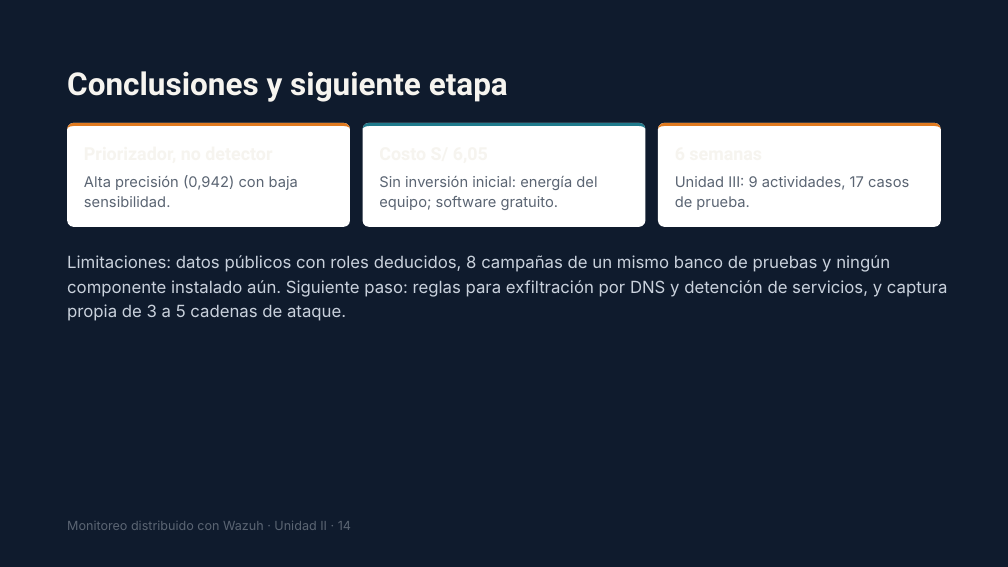
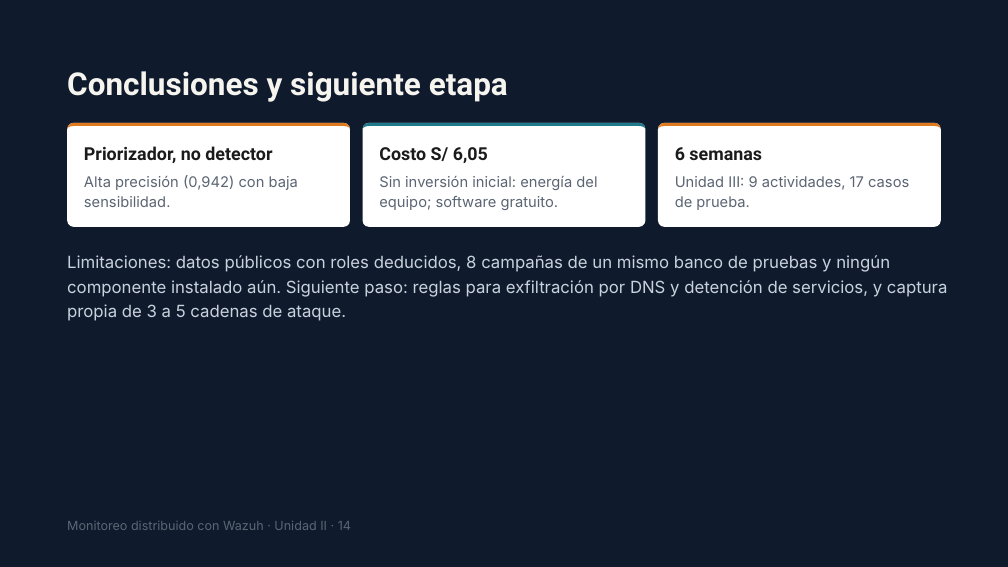
Before and after one commit to AngelVargasGutierrez/wazuh-cuatro-servidores, a slide deck: slide 14 of presentacion/Presentacion_Wazuh_Cuatro_Servidores.pptx. Drawn at 1008x567 pixels with LibreOffice and Linux fonts; fonts in the diff are those of the drawing. Boxes give left, top, right and bottom in pixels: in the first picture for what was removed or moved away, otherwise in the second. Text is boxed around its words. In the diff, an @@ line names an element or a change of style, - is before the commit and + after.

```diff
--- a/presentacion/Presentacion_Wazuh_Cuatro_Servidores.pptx
+++ b/presentacion/Presentacion_Wazuh_Cuatro_Servidores.pptx
@@ text added at [84,146,272,163], 17 pt, text #1B1B1B, bold @@
+Priorizador, no detector
@@ text added at [379,147,488,163], 17 pt, text #1B1B1B, bold @@
+Costo S/ 6,05
@@ text added at [675,147,762,160], 17 pt, text #1B1B1B, bold @@
+6 semanas
```
